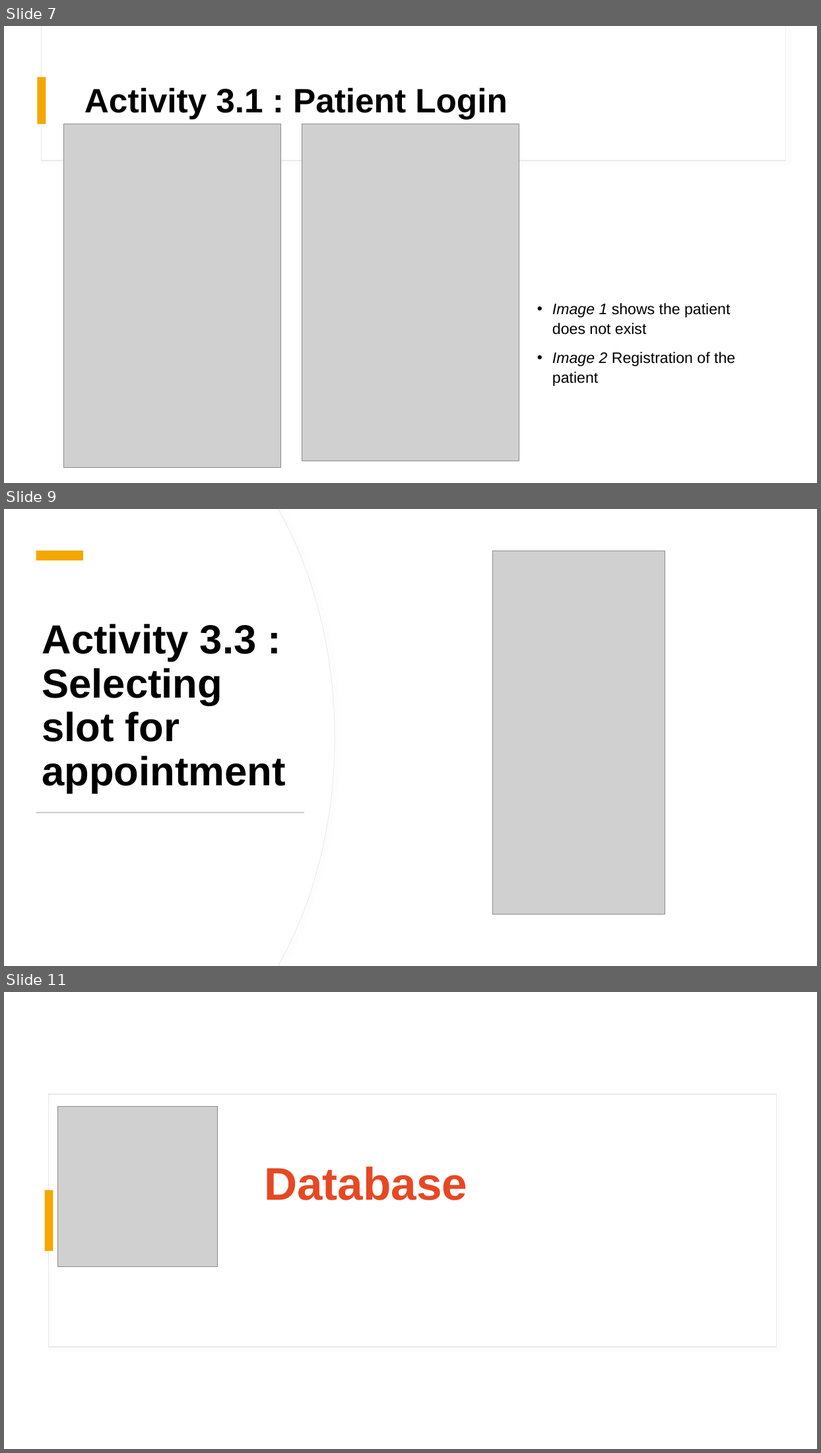
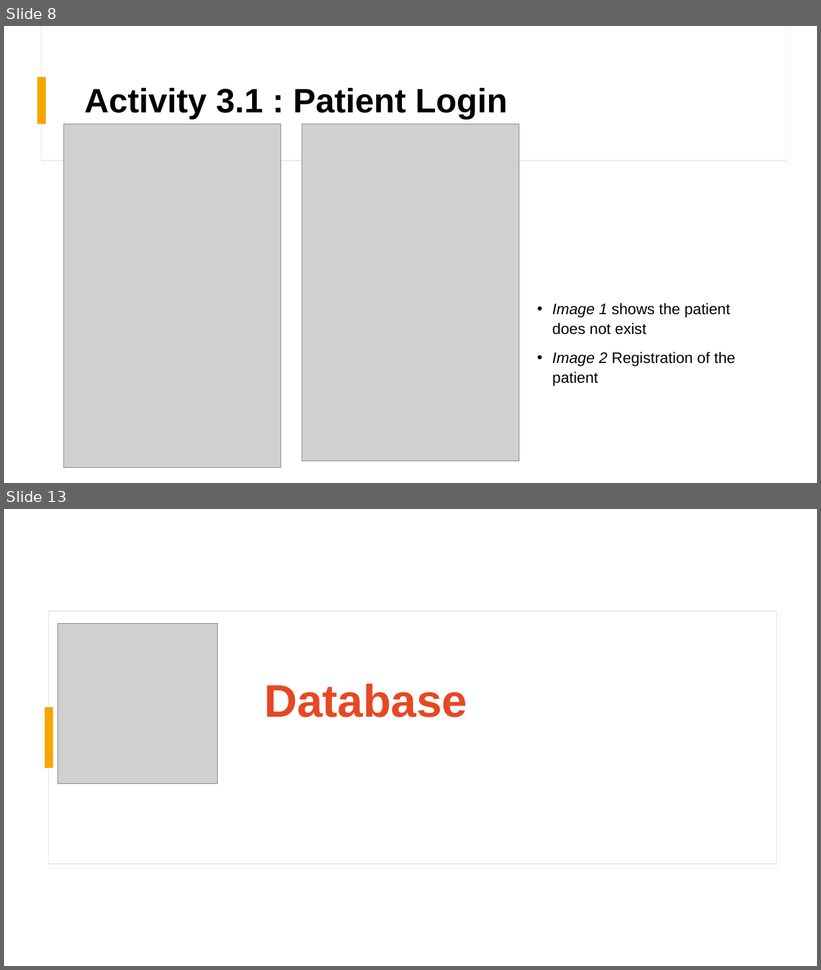
Before and after one commit to issac07-cap/mini-healthcare-helper, a slide deck: project-docs/Andoid-MiniHealthCare-Helper.pptx. Shown one above the other, each under a label of ours: slides 7, 9 and 11 before the commit, slides 8 and 13 after it; the slides between them are not shown. The pictures are 821x1453 and 821x970 pixels, drawn with LibreOffice and Linux fonts; fonts in the diff are those of the drawing; grey boxes stand for pictures. Boxes give left, top, right and bottom in pixels: in the first picture for what was removed or moved away, otherwise in the second. Text is boxed around its words. In the diff, an @@ line names an element or a change of style, - is before the commit and + after.

```diff
--- a/project-docs/Andoid-MiniHealthCare-Helper.pptx
+++ b/project-docs/Andoid-MiniHealthCare-Helper.pptx
@@ slide 9 removed at (4, 509, 817, 966), background #FFFFFF @@
@@ rectangle removed at (4, 509, 817, 966) @@
@@ freeform shape removed at (4, 509, 335, 966) @@
@@ freeform shape removed at (4, 509, 334, 966) @@
@@ rectangle removed at (41, 509, 786, 644) @@
@@ rectangle removed at (42, 509, 786, 643) @@
@@ rectangle removed at (36, 551, 83, 560) @@
@@ picture removed at (493, 551, 665, 915) @@
@@ title removed at (42, 624, 286, 793) @@
-Activity 3.3 : Selecting slot for appointment
@@ rectangle removed at (36, 812, 305, 813) @@
@@ what was slide 7 is now slide 8 @@
@@ what was slide 11 is now slide 13 @@
```
Also in this commit, not shown: 6 slides changed, 3 slides added.
